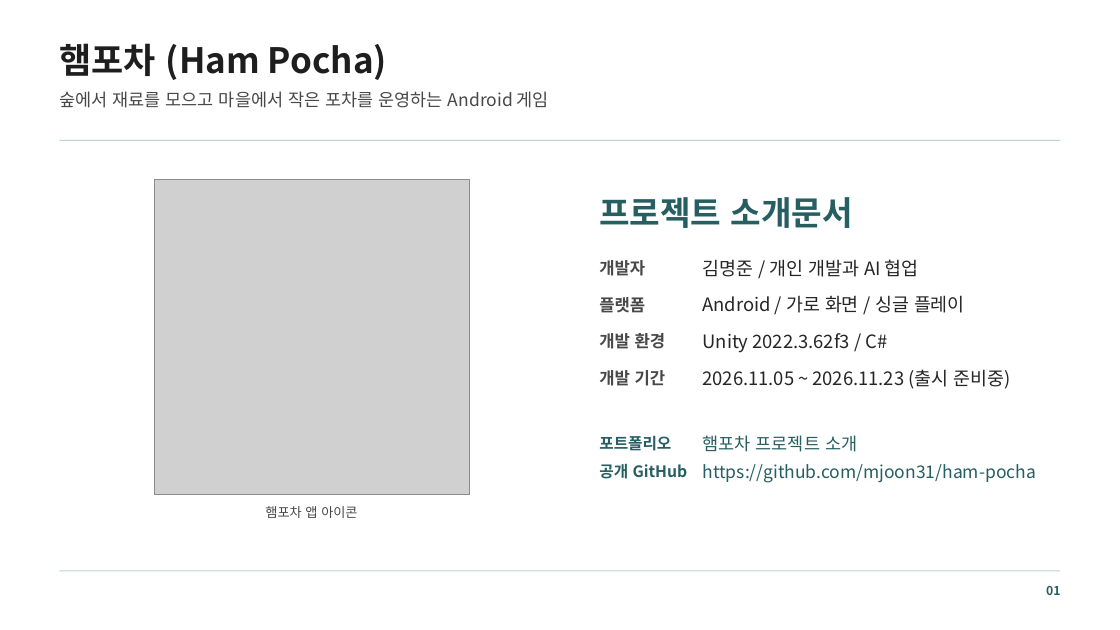
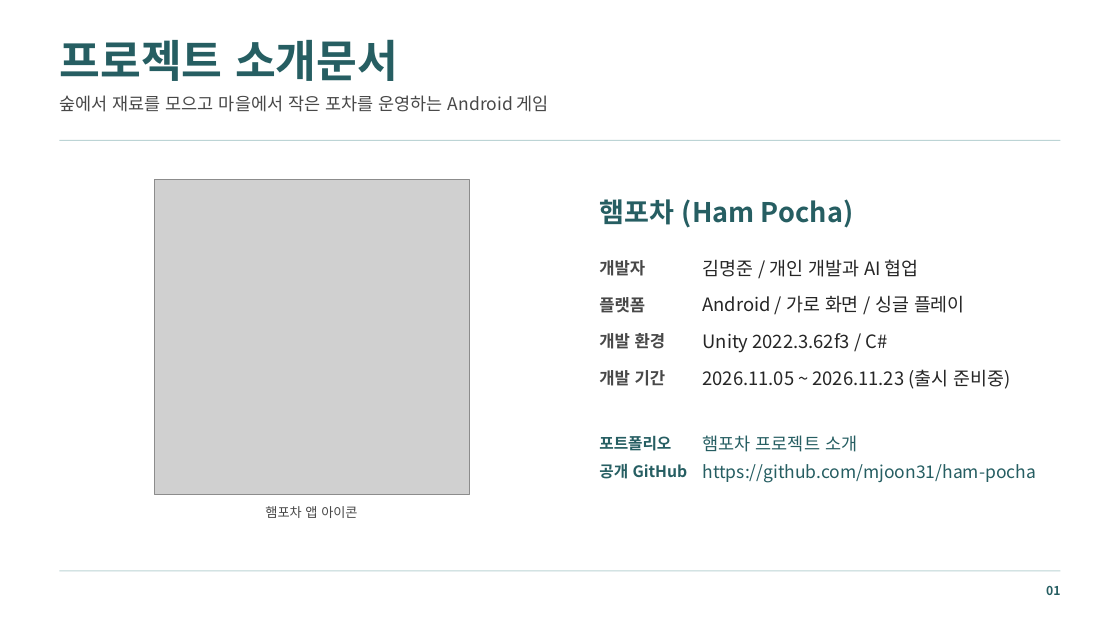
Before and after one commit to mjoon31/mjoon31, a slide deck: slide 1 of docs/assets/resources/ham-pocha/introduction.pptx. Drawn at 1120x630 pixels with LibreOffice and Linux fonts; fonts in the diff are those of the drawing; grey boxes stand for pictures. Boxes give left, top, right and bottom in pixels: in the first picture for what was removed or moved away, otherwise in the second. Text is boxed around its words. In the diff, an @@ line names an element or a change of style, - is before the commit and + after.

Commit message:
docs(site): update Ham Pocha introduction files

```diff
--- a/docs/assets/resources/ham-pocha/introduction.pptx
+++ b/docs/assets/resources/ham-pocha/introduction.pptx
@@ text "프로젝트 소개문서": place and size @@
-text "프로젝트 소개문서" at [599,197,853,228]
+text "프로젝트 소개문서" at [59,39,398,81]
@@ text "프로젝트 소개문서" at [59,39,398,81]: size 28.5 to 38 pt @@
@@ text "숲에서 재료를 모으고 마을에서 작은 ...": place and size @@
-text "숲에서 재료를 모으고 마을에서 작은 ..." at [59,91,549,108]
+text "숲에서 재료를 모으고 마을에서 작은 ..." at [59,95,549,112]
@@ text "햄포차 (Ham Pocha)": place and size @@
-text "햄포차 (Ham Pocha)" at [59,43,387,80]
+text "햄포차 (Ham Pocha)" at [599,199,853,228]
@@ text "햄포차 (Ham Pocha)" at [599,199,853,228]: size 30 to 23.2 pt, text colour #1E1E1E to #265E62 @@
```
Also in this commit, not shown: 1 other slide changed, 1 slide added, 1 other file.
